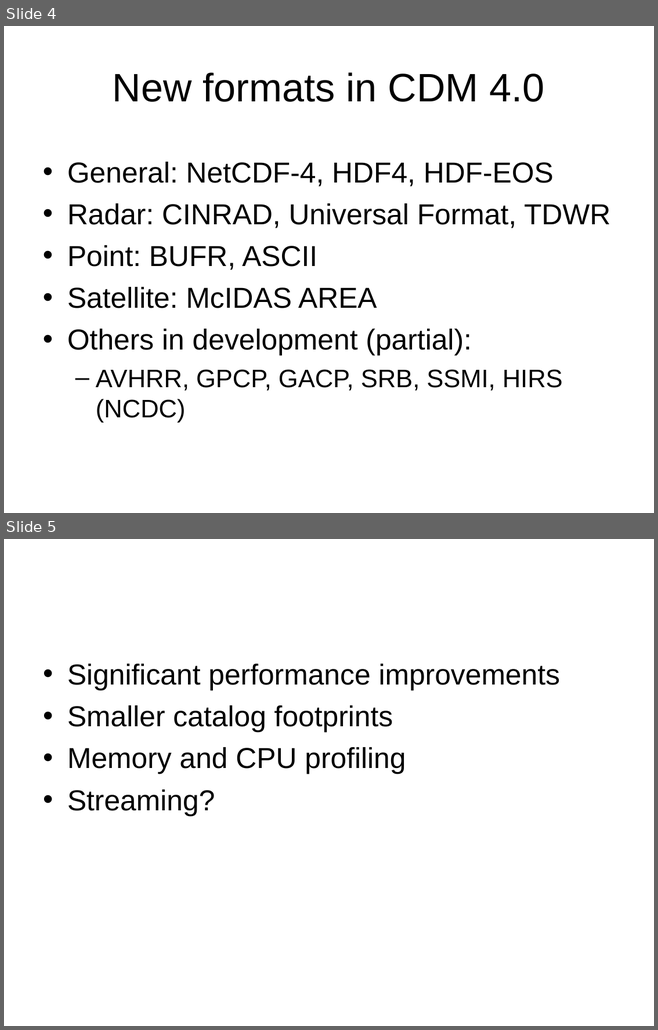
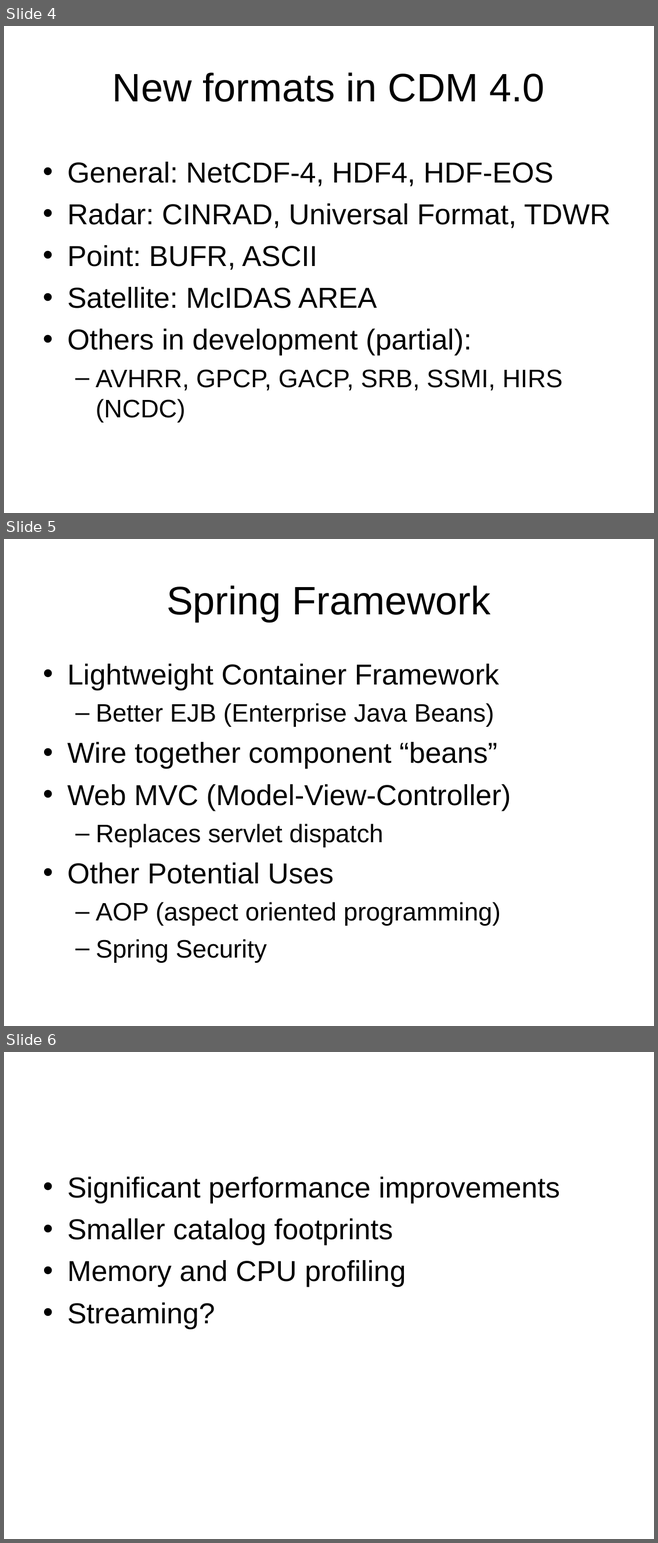
Before and after one commit to ooici-eoi/THREDDS, a slide deck: docs/web/thredds/tech/tutorial/TDS4.ppt. Shown one above the other, each under a label of ours: slides 4 and 5 before the commit, slides 4, 5 and 6 after it. The pictures are 658x1030 and 658x1543 pixels, drawn with LibreOffice and Linux fonts; fonts in the diff are those of the drawing; background and template pictures are left out. Boxes give left, top, right and bottom in pixels: in the first picture for what was removed or moved away, otherwise in the second. Text is boxed around its words. In the diff, an @@ line names an element or a change of style, - is before the commit and + after.

```diff
--- a/docs/web/thredds/tech/tutorial/TDS4.ppt
+++ b/docs/web/thredds/tech/tutorial/TDS4.ppt
@@ slide 5 added at (4,539,654,1026), background picture (left out) @@
@@ title added at (166,585,491,622), 44 pt, text #000000 @@
+Spring Framework
@@ text added at (67,664,511,963), 32 pt, text #000000 @@
+• Lightweight Container Framework
+  – Better EJB (Enterprise Java Beans)
+• Wire together component “beans”
+• Web MVC (Model-View-Controller)
+  – Replaces servlet dispatch
+• Other Potential Uses
+  – AOP (aspect oriented programming)
+  – Spring Security
@@ what was slide 5 is now slide 6 @@
```
Also in this commit, not shown: 3 slides changed, 1 other slide added, 3 other files.
